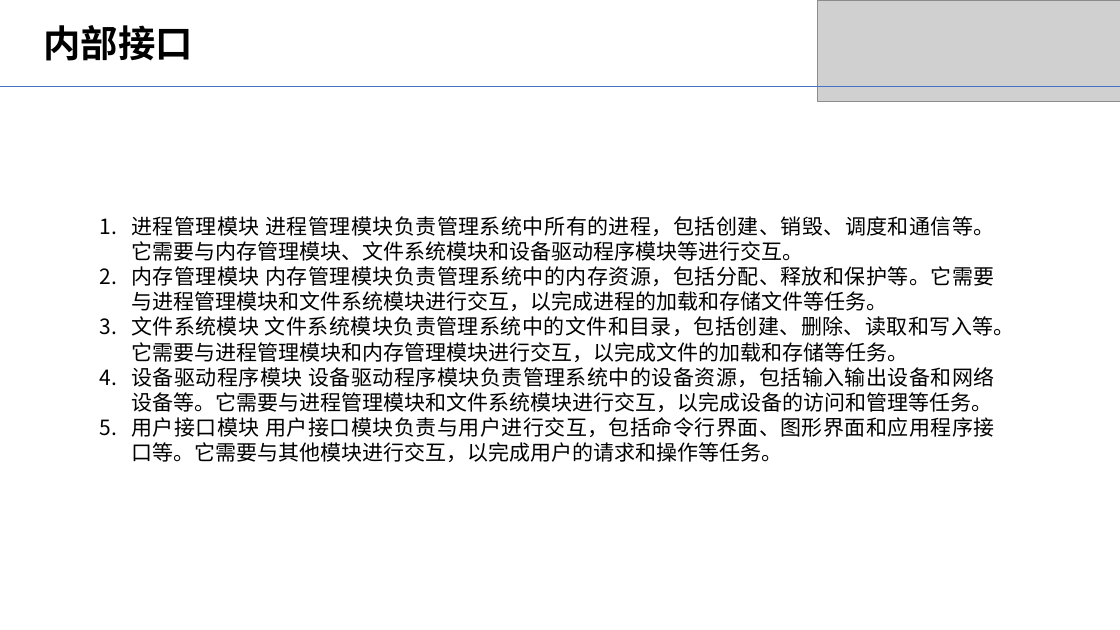
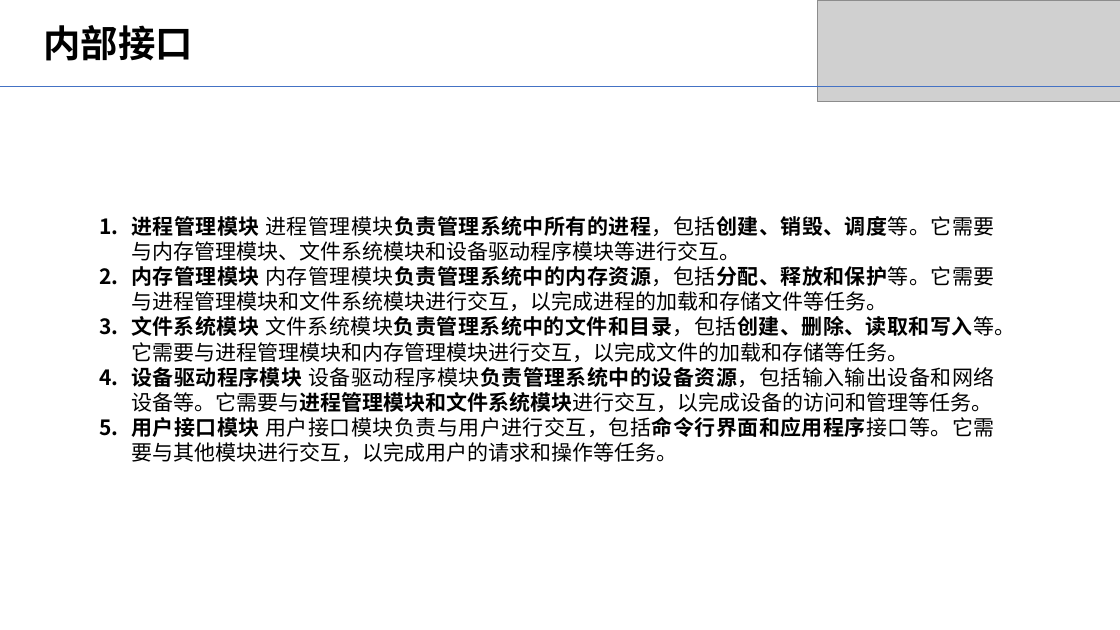
Before and after one commit to chrisx599/os_lab, a slide deck: slide 10 of document/概要设计pre_v1.0.pptx. Drawn at 1120x630 pixels with LibreOffice and Linux fonts; fonts in the diff are those of the drawing; grey boxes stand for pictures. Boxes give left, top, right and bottom in pixels: in the first picture for what was removed or moved away, otherwise in the second. Text is boxed around its words. In the diff, an @@ line names an element or a change of style, - is before the commit and + after.

```diff
--- a/document/概要设计pre_v1.0.pptx
+++ b/document/概要设计pre_v1.0.pptx
@@ text at bbox=[131, 216, 994, 261]: text changed @@
-1. 进程管理模块 进程管理模块负责管理系统中所有的进程，包括创建、销毁、调度和通信等。它需要与内存管理模块、文件系统模块和设备驱动程序模块等进行交互。
+1. 进程管理模块 进程管理模块负责管理系统中所有的进程，包括创建、销毁、调度等。它需要与内存管理模块、文件系统模块和设备驱动程序模块等进行交互。
@@ text at bbox=[131, 266, 1016, 412]: bold on in "内存管理模块 内存管理模块负责管理系统中的内存资源，包括分配、释放和保护等。它需要与进程管理模块和文件系统模块进行交互， ...", "文件系统模块 文件系统模块负责管理系统中的文件和目录，包括创建、删除、读取和写入等。它需要与进程管理模块和内存管理模块进 ...", "设备驱动程序模块 设备驱动程序模块负责管理系统中的设备资源，包括输入输出设备和网络设备等。它需要与进程管理模块和文件系统 ..." @@
@@ text at bbox=[131, 417, 994, 462]: text changed @@
-5. 用户接口模块 用户接口模块负责与用户进行交互，包括命令行界面、图形界面和应用程序接口等。它需要与其他模块进行交互，以完成用户的请求和操作等任务。
+5. 用户接口模块 用户接口模块负责与用户进行交互，包括命令行界面和应用程序接口等。它需要与其他模块进行交互，以完成用户的请求和操作等任务。
```
Also in this commit, not shown: 9 other slides changed, 3 other files.
